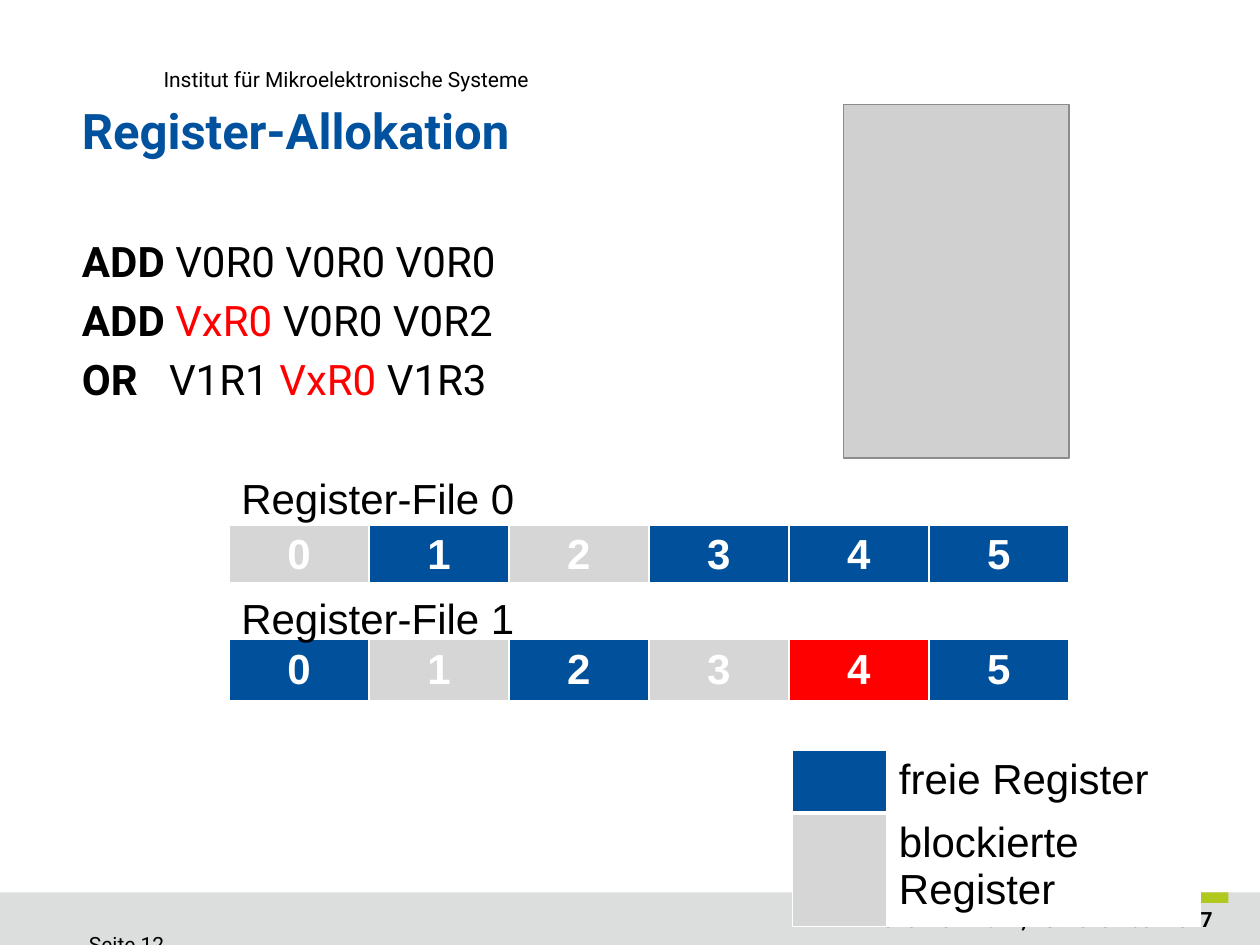
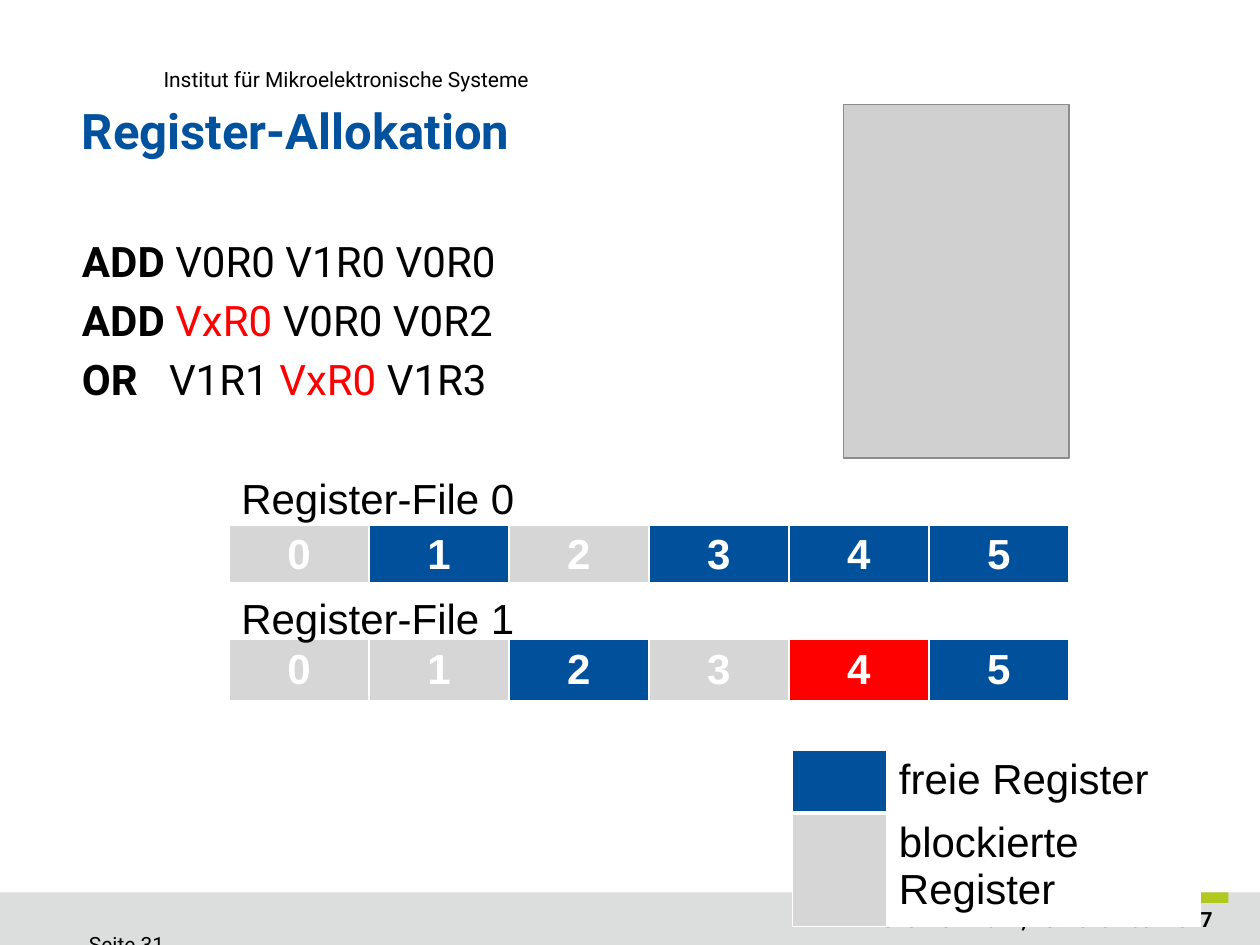
Before and after one commit to ReneWeinmann/Masterarbeit, a slide deck: slide 31 of Presentation_Rene_Weinmann.pptx (slide 12 before the commit). Drawn at 1260x945 pixels with LibreOffice and Linux fonts; fonts in the diff are those of the drawing; grey boxes stand for pictures; background and template pictures are left out. Boxes give left, top, right and bottom in pixels: in the first picture for what was removed or moved away, otherwise in the second. Text is boxed around its words. In the diff, an @@ line names an element or a change of style, - is before the commit and + after.

```diff
--- a/Presentation_Rene_Weinmann.pptx
+++ b/Presentation_Rene_Weinmann.pptx
@@ text at <box>82,246,496,278</box>: text changed @@
-ADD V0R0 V0R0 V0R0
+ADD V0R0 V1R0 V0R0
@@ table at <box>229,640,1068,692</box> @@
@@ fill #00509B to #D6D6D6 in row 1, column 1 @@
```
Also in this commit, not shown: 22 other slides changed, 1 slide removed, 2 other files.
